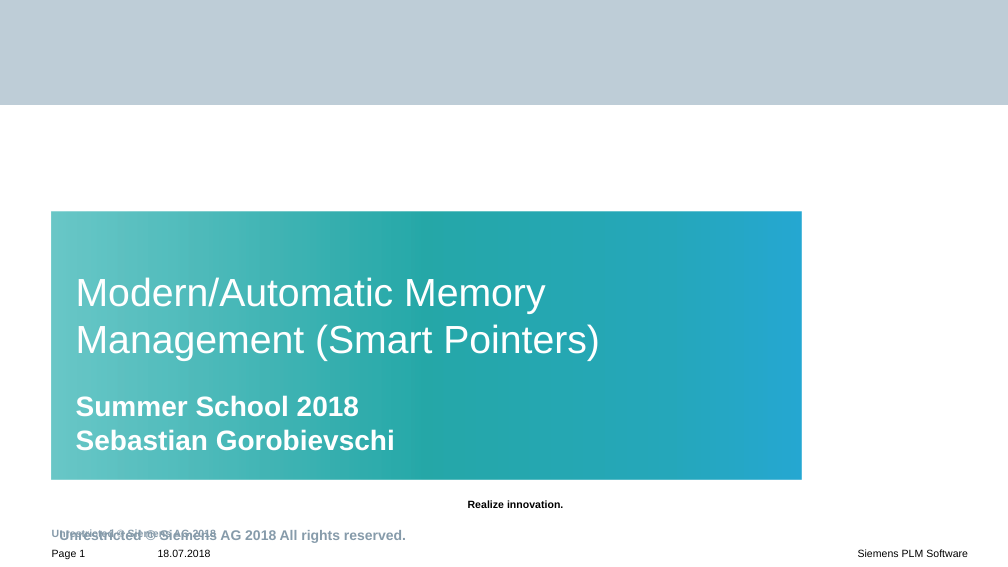
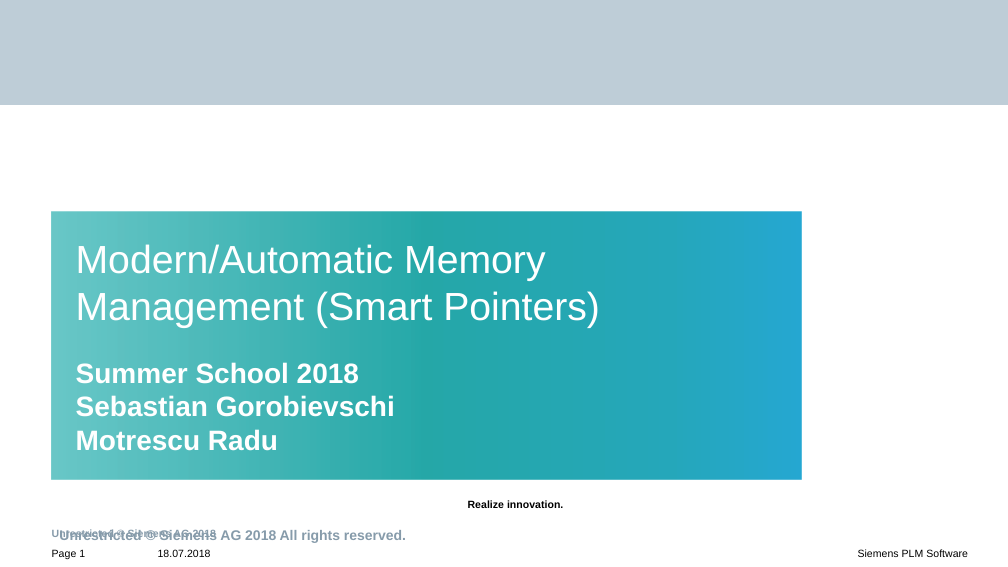
Before and after one commit to radumotrescu/SiemensSummer2018, a slide deck: slide 1 of w4d2/w4d2Presentation.pptx. Drawn at 1008x567 pixels with LibreOffice and Linux fonts; fonts in the diff are those of the drawing; background and template pictures are left out. Boxes give left, top, right and bottom in pixels: in the first picture for what was removed or moved away, otherwise in the second. Text is boxed around its words. In the diff, an @@ line names an element or a change of style, - is before the commit and + after.

```diff
--- a/w4d2/w4d2Presentation.pptx
+++ b/w4d2/w4d2Presentation.pptx
@@ title at [76, 244, 600, 451]: text changed; size 28 to 20 pt; bold on @@
-Modern/Automatic Memory Management (Smart Pointers)
-Summer School 2018
-Sebastian Gorobievschi
+Modern/Automatic Memory Management (Smart Pointers)
+Summer School 2018
+Sebastian Gorobievschi
+Motrescu Radu
```
Also in this commit, not shown: 1 slide added, 16 other files.
